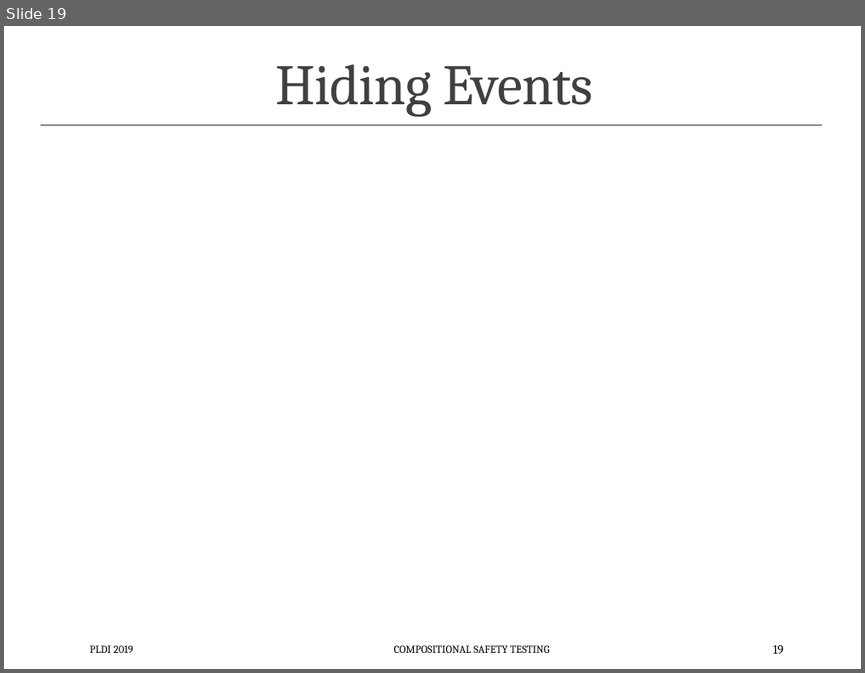
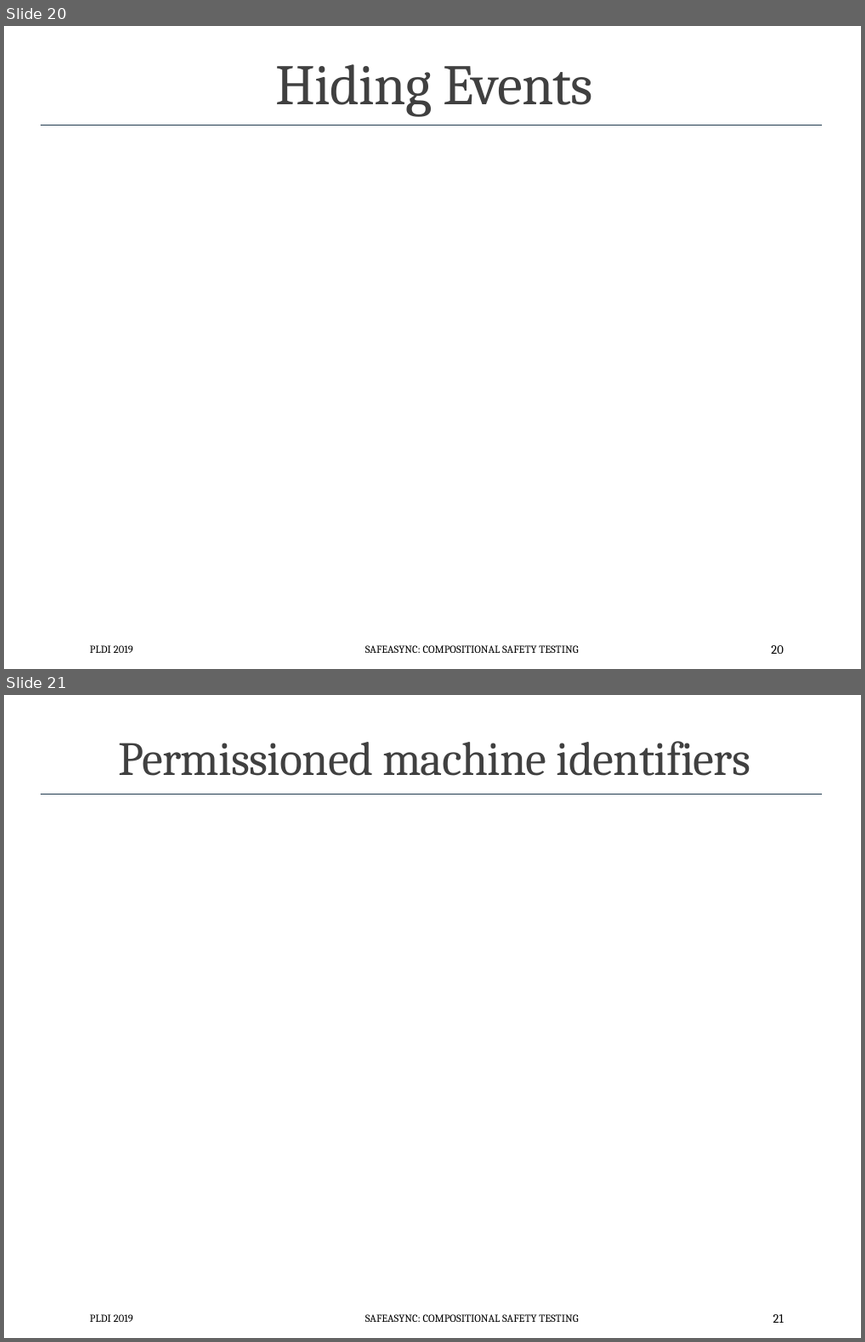
Before and after one commit to p-org/plditutorial, a slide deck: Presentations/CompositionalSafetyTesting.pptx. Shown one above the other, each under a label of ours: slide 19 before the commit, slides 20 and 21 after it. The pictures are 865x673 and 865x1342 pixels, drawn with LibreOffice and Linux fonts; fonts in the diff are those of the drawing; grey boxes stand for pictures. Boxes give left, top, right and bottom in pixels: in the first picture for what was removed or moved away, otherwise in the second. Text is boxed around its words. In the diff, an @@ line names an element or a change of style, - is before the commit and + after.

Commit message:
fixed the CompositionalSafetyTesting

```diff
--- a/Presentations/CompositionalSafetyTesting.pptx
+++ b/Presentations/CompositionalSafetyTesting.pptx
@@ slide 21 added at [4, 695, 861, 1338], background #FFFFFF; not listed: 2 template elements that a slide beside it also shows @@
@@ title added at [119, 741, 750, 776], 40 pt, text #404040 @@
+Permissioned machine identifiers
@@ text added at [90, 1314, 133, 1321], 9 pt, text #000000 @@
+PLDI 2019
@@ text added at [365, 1314, 578, 1321], 9 pt, text #000000 @@
+SAFEASYNC: COMPOSITIONAL SAFETY TESTING
@@ page number added at [773, 1314, 783, 1322], 10.5 pt, text #000000 @@
+21
@@ what was slide 19 is now slide 20 @@
@@ slide 20 changed as well @@
@@ text at [365, 645, 578, 652]: text changed @@
-COMPOSITIONAL SAFETY TESTING
+SAFEASYNC: COMPOSITIONAL SAFETY TESTING
@@ page number at [771, 645, 783, 653]: text changed @@
-19
+20
```
Also in this commit, not shown: 19 other slides changed, 4 other slides added.
